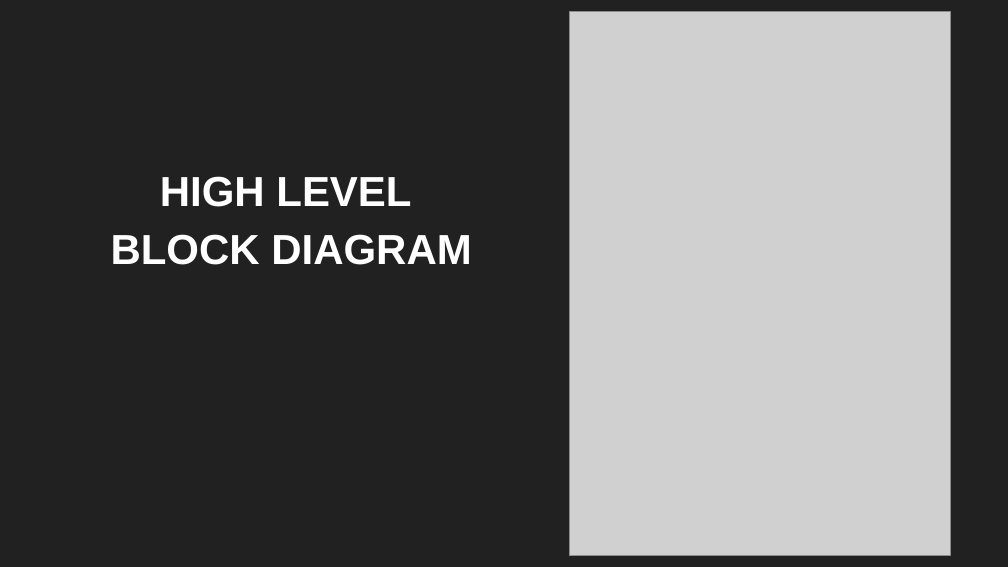
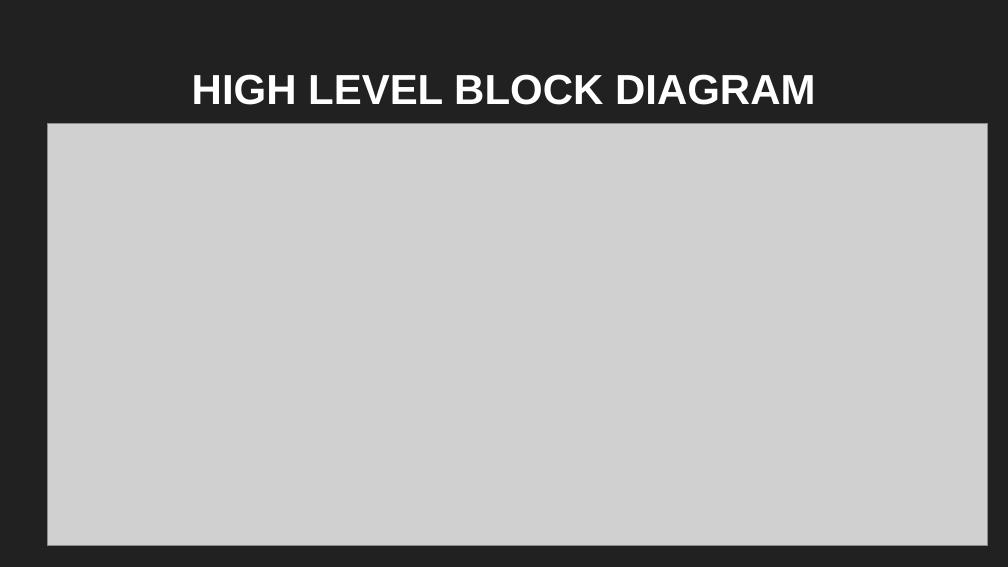
Before and after one commit to sbenstewart/cantina-plus, a slide deck: slide 13 of mail these/first/FYP First.pptx. Drawn at 1008x567 pixels with LibreOffice and Linux fonts; fonts in the diff are those of the drawing; grey boxes stand for pictures. Boxes give left, top, right and bottom in pixels: in the first picture for what was removed or moved away, otherwise in the second. Text is boxed around its words. In the diff, an @@ line names an element or a change of style, - is before the commit and + after.

```diff
--- a/mail these/first/FYP First.pptx
+++ b/mail these/first/FYP First.pptx
@@ title at [192,74,815,105]: text changed @@
-HIGH LEVEL
-BLOCK DIAGRAM
+HIGH LEVEL BLOCK DIAGRAM
@@ picture: place and size @@
-picture at [570,11,951,555]
+picture at [48,123,988,545]
```
Also in this commit, not shown: 1 other slide changed, 2 slides added, 11 other files.
